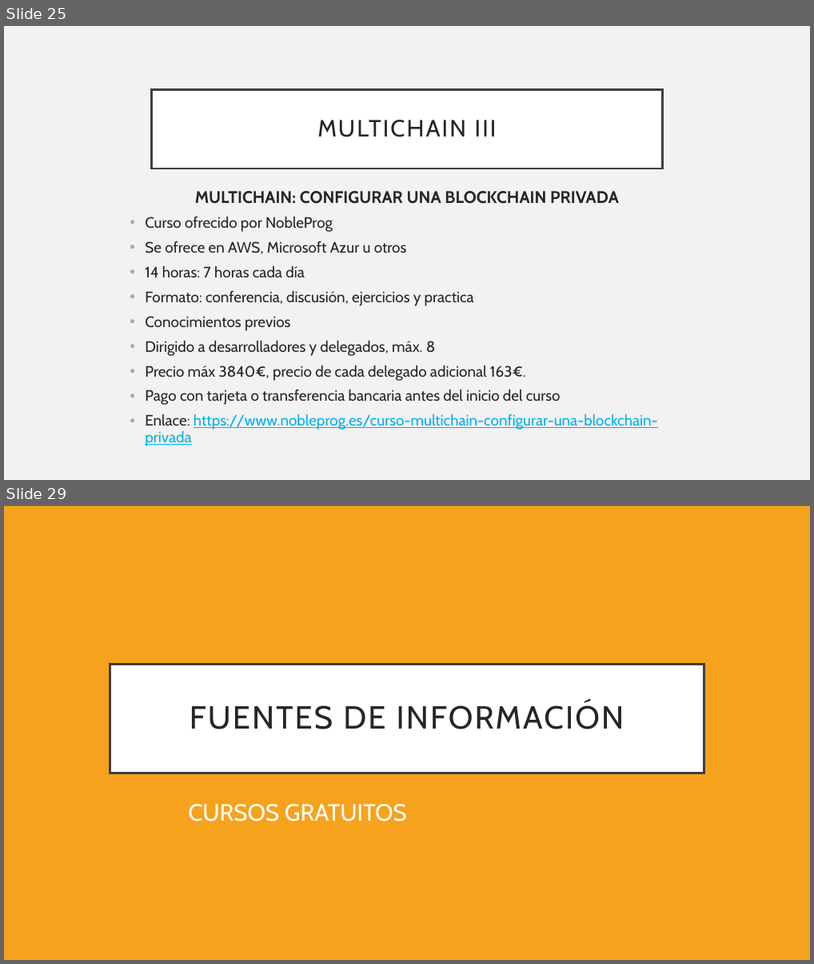
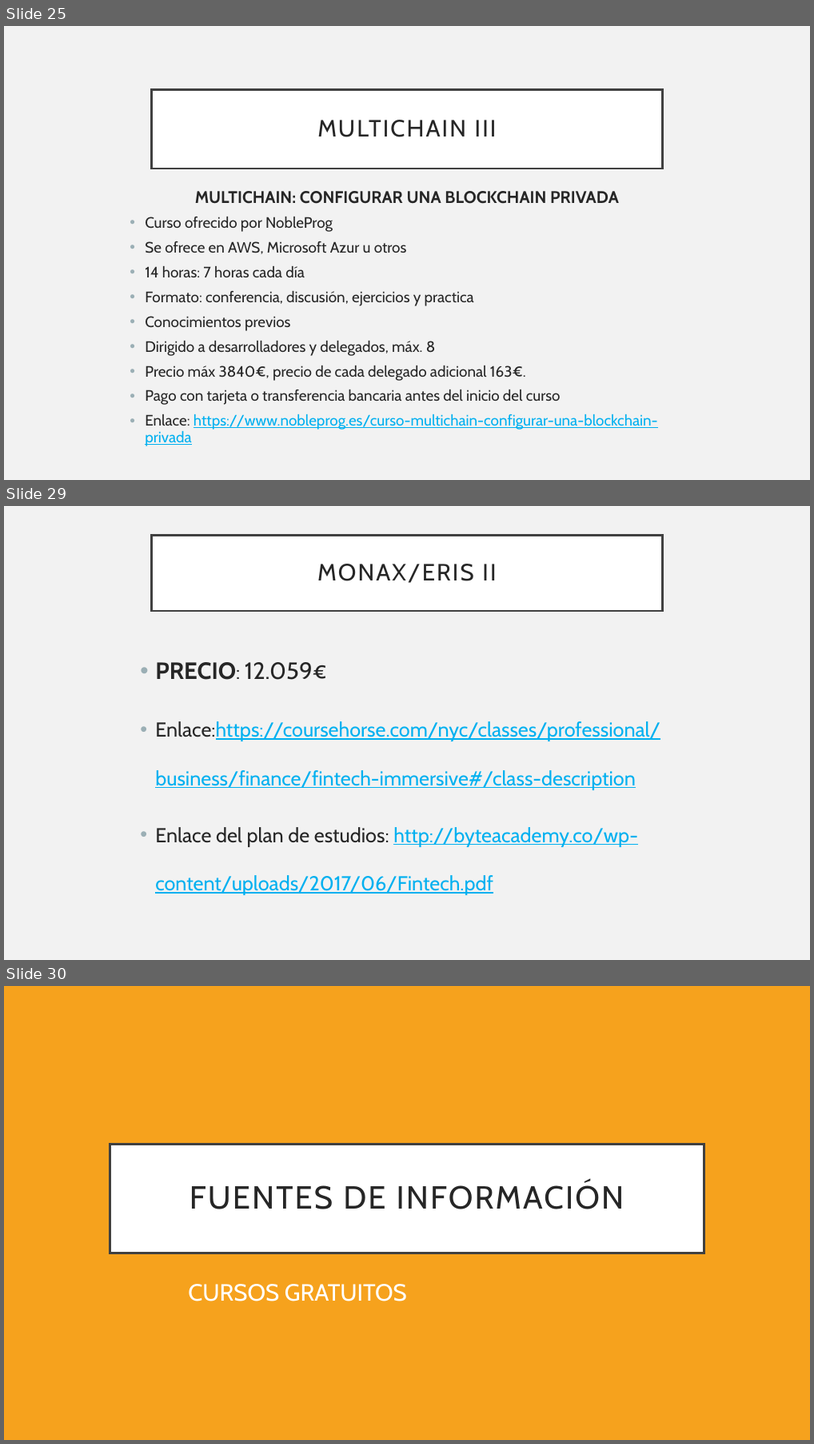
Before and after one commit to alex7dm/DTE_T1_OpenSourceBlockchain, a slide deck: OPEN SOURCE BLOCKCHAIN.pptx. Shown one above the other, each under a label of ours: slides 25 and 29 before the commit, slides 25, 29 and 30 after it; the slides between them are not shown. The pictures are 814x964 and 814x1444 pixels, drawn with LibreOffice and Linux fonts; fonts in the diff are those of the drawing. Boxes give left, top, right and bottom in pixels: in the first picture for what was removed or moved away, otherwise in the second. Text is boxed around its words. In the diff, an @@ line names an element or a change of style, - is before the commit and + after.

```diff
--- a/OPEN SOURCE BLOCKCHAIN.pptx
+++ b/OPEN SOURCE BLOCKCHAIN.pptx
@@ slide 29 added at (4,506,810,960), background #F2F2F2 @@
@@ title added at (152,535,662,611), fill #FFFFFF, outline #404040 2.5 pt, 28 pt, text #262626 @@
+MONAX/ERIS II
@@ text added at (155,662,661,895), 24 pt, text #00B0F0, underline @@
+• PRECIO: 12.059€
+• Enlace:https://coursehorse.com/nyc/classes/professional/business/finance/fintech-immersive#/class-description
+• Enlace del plan de estudios: http://byteacademy.co/wp-content/uploads/2017/06/Fintech.pdf
@@ what was slide 29 is now slide 30 @@
```
Also in this commit, not shown: 2 slides changed, 4 other slides added, 4 slides removed.
